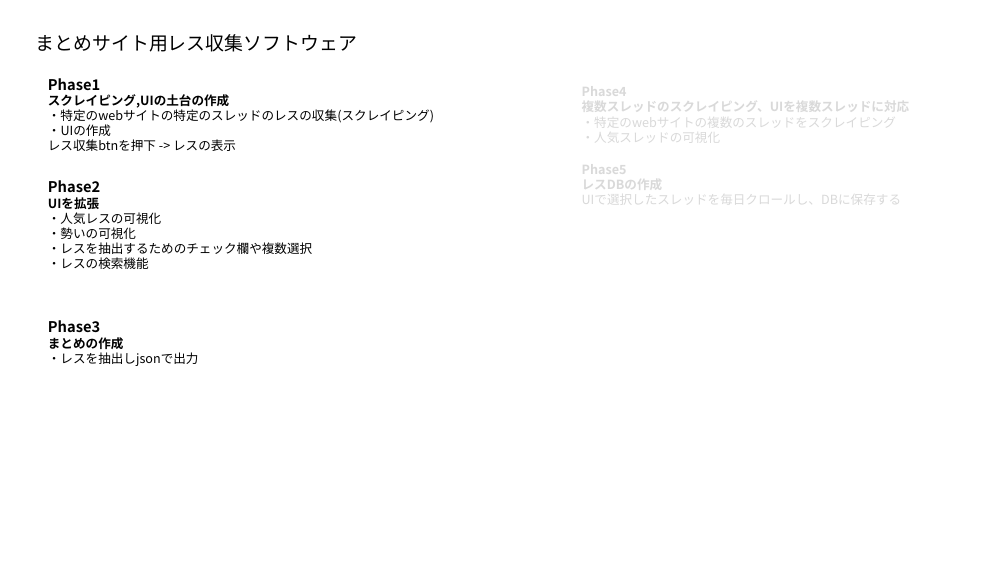
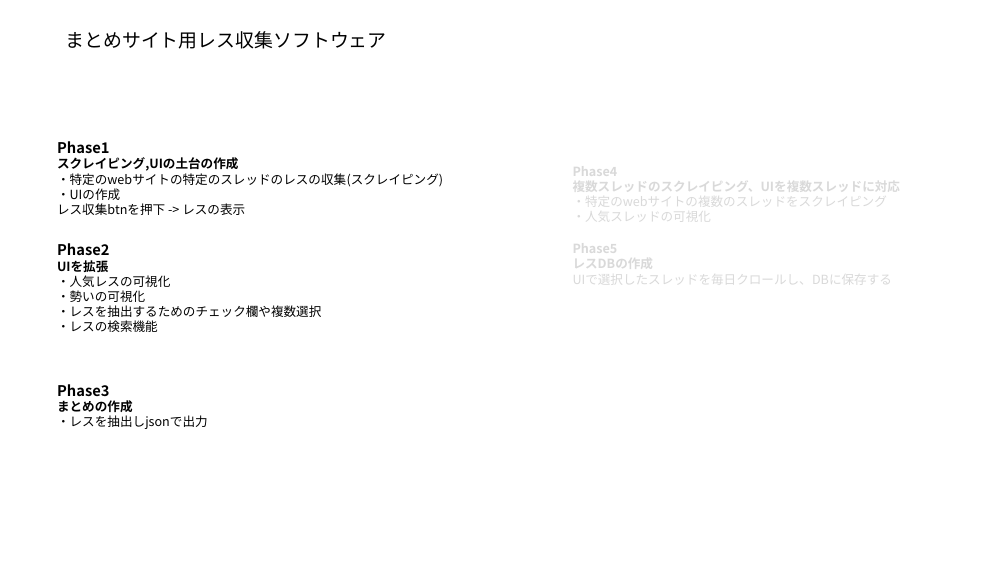
Before and after one commit to miyas02/matome_phase1, a slide deck: slide 1 of source/docs/まとめサイト管理ソフトウェア要件定義.pptx. Drawn at 1008x567 pixels with LibreOffice and Linux fonts; fonts in the diff are those of the drawing. Boxes give left, top, right and bottom in pixels: in the first picture for what was removed or moved away, otherwise in the second. Text is boxed around its words. In the diff, an @@ line names an element or a change of style, - is before the commit and + after.

Commit message:
【仕様書】Configsフォルダ仕様書の作成

```diff
--- a/source/docs/まとめサイト管理ソフトウェア要件定義.pptx
+++ b/source/docs/まとめサイト管理ソフトウェア要件定義.pptx
@@ text "まとめサイト用レス収集ソフトウェア": place and size @@
-text "まとめサイト用レス収集ソフトウェア" at [36,34,357,52]
+text "まとめサイト用レス収集ソフトウェア" at [65,31,386,49]
@@ text "Phase4": place and size @@
-text "Phase4" at [582,82,910,146]
+text "Phase4" at [573,162,901,225]
@@ 3 texts: place and size @@
-3 texts at [48,78,434,366]
+3 texts at [57,141,443,429]
@@ text "Phase5": place and size @@
-text "Phase5" at [582,160,901,208]
+text "Phase5" at [573,239,892,287]
```
Also in this commit, not shown: 2 other slides changed, 1 slide added, 1 other file.
